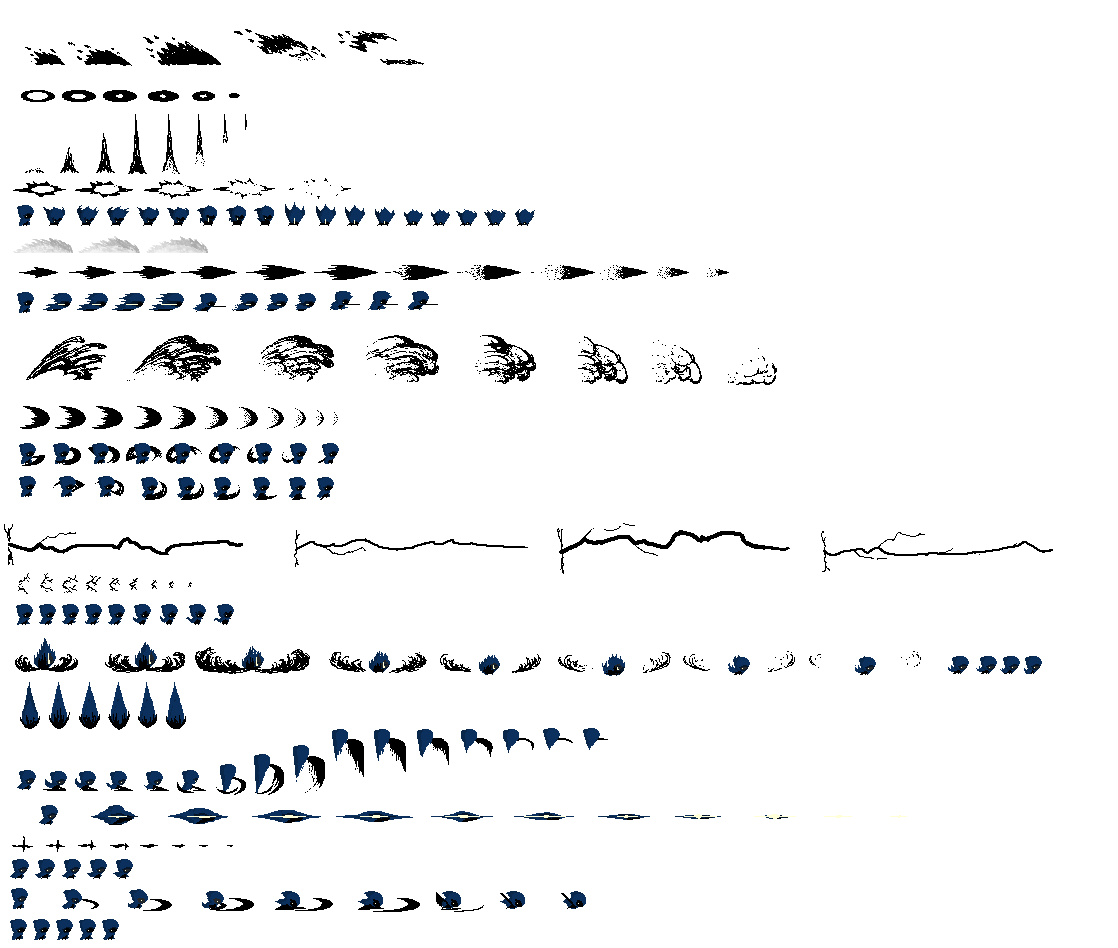
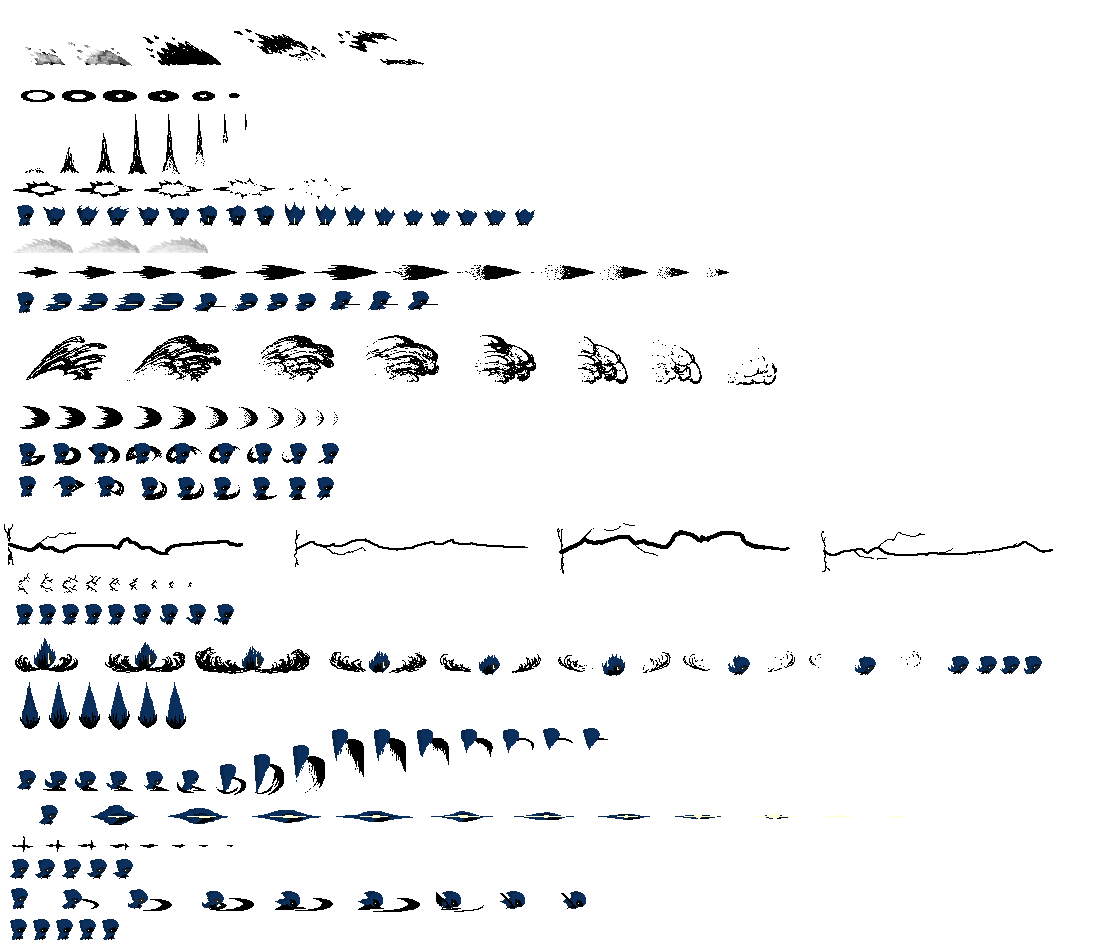
Revision of a layered 1118px x 948px image; what changed, layer by layer:
painted on "Layer 47" over [68, 42, 132, 66]
painted on "Layer 46" over [25, 47, 64, 65]
